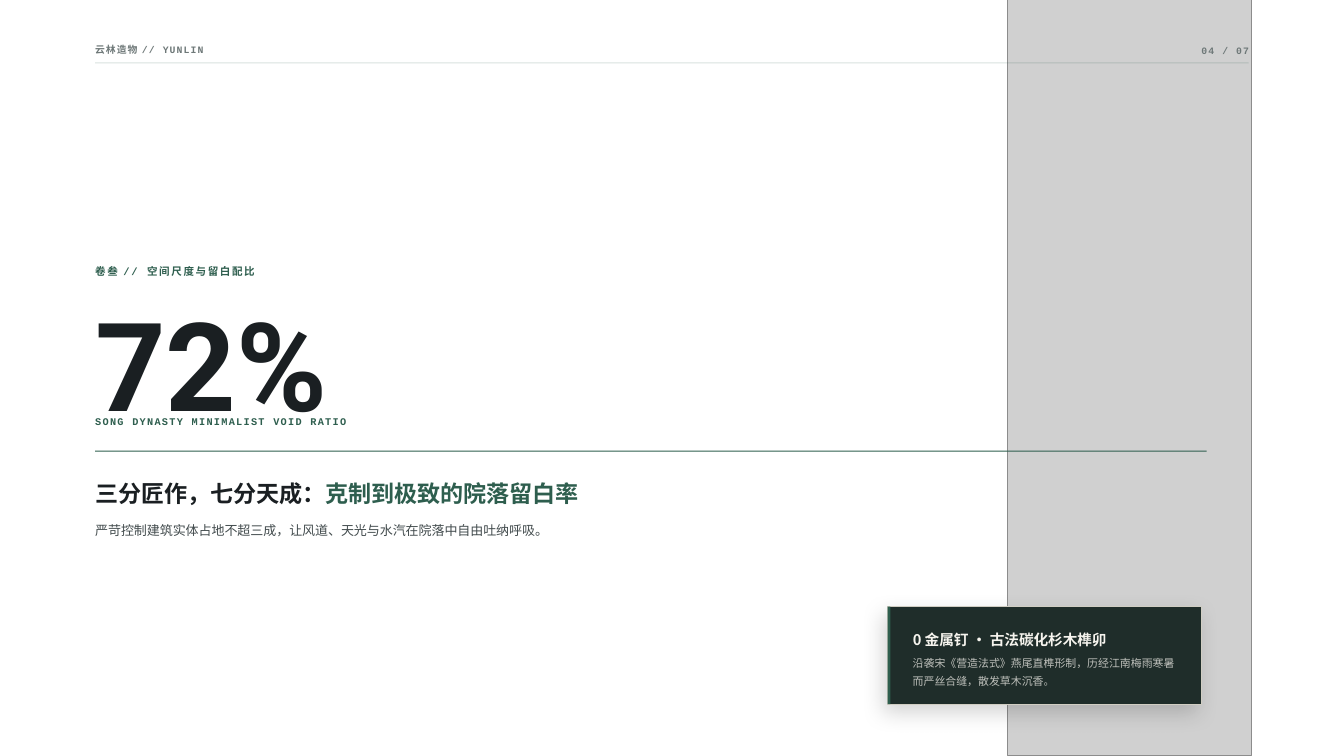
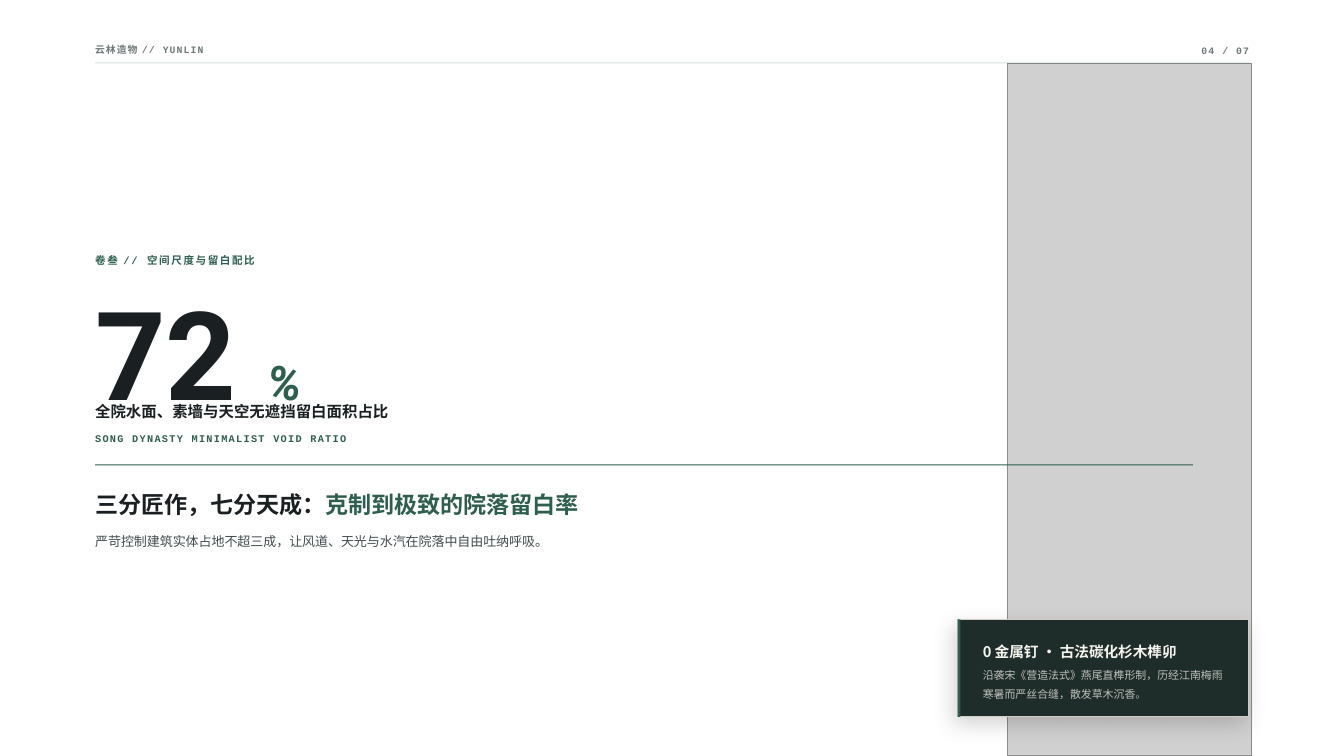
Before and after one commit to tian-yu200/artistic-ppt-studio, a slide deck: slide 4 of showcase/03-oriental-ink-zen/03-oriental-ink-zen.pptx. Drawn at 1344x756 pixels with LibreOffice and Linux fonts; fonts in the diff are those of the drawing; grey boxes stand for pictures; background and template pictures are left out. Boxes give left, top, right and bottom in pixels: in the first picture for what was removed or moved away, otherwise in the second. Text is boxed around its words. In the diff, an @@ line names an element or a change of style, - is before the commit and + after.

```diff
--- a/showcase/03-oriental-ink-zen/03-oriental-ink-zen.pptx
+++ b/showcase/03-oriental-ink-zen/03-oriental-ink-zen.pptx
@@ picture: place and size @@
-picture at (1008,0,1252,756)
+picture at (1008,63,1252,756)
@@ text "卷叁 // 空间尺度与留白配比": place and size @@
-text "卷叁 // 空间尺度与留白配比" at (95,264,255,278)
+text "卷叁 // 空间尺度与留白配比" at (95,253,255,267)
@@ text at (95,311,236,419): spaces changed @@
-72%
+72 %
@@ text added at (95,404,388,419), 11 pt, text #1A1F22, bold @@
+全院水面、素墙与天空无遮挡留白面积占比
@@ text "SONG DYNASTY MINIMALIST VOID RATIO": place and size @@
-text "SONG DYNASTY MINIMALIST VOID RATIO" at (95,418,346,425)
+text "SONG DYNASTY MINIMALIST VOID RATIO" at (95,435,346,442)
@@ rectangle: place and size @@
-rectangle at (95,451,1207,452)
+rectangle at (95,465,1193,466)
@@ text "三分匠作，七分天成：克制到极致的院落留白率": place and size @@
-text "三分匠作，七分天成：克制到极致的院落留白率" at (95,482,578,505)
+text "三分匠作，七分天成：克制到极致的院落留白率" at (95,493,578,516)
@@ text "严苛控制建筑实体占地不超三成，让风道、天光与水汽在院落中自由吐纳呼吸。": place and size @@
-text "严苛控制建筑实体占地不超三成，让风道、天光与水汽在院落中自由吐纳呼吸。" at (95,524,548,536)
+text "严苛控制建筑实体占地不超三成，让风道、天光与水汽在院落中自由吐纳呼吸。" at (95,535,548,547)
@@ rectangle: place and size @@
-rectangle at (888,607,891,705)
+rectangle at (958,619,961,717)
@@ rectangle: place and size @@
-rectangle at (888,607,1202,705)
+rectangle at (958,619,1249,717)
@@ text "0 金属钉 · 古法碳化杉木榫卯": place and size @@
-text "0 金属钉 · 古法碳化杉木榫卯" at (913,632,1107,647)
+text "0 金属钉 · 古法碳化杉木榫卯" at (983,644,1177,659)
@@ text "沿袭宋《营造法式》燕尾直榫形制，历经江南梅雨寒暑而严丝合缝，散发草木沉香。" rewrapped from (913,658,1175,686) to (983,670,1223,699) @@
```
Also in this commit, not shown: 6 other slides changed, 53 other files.
